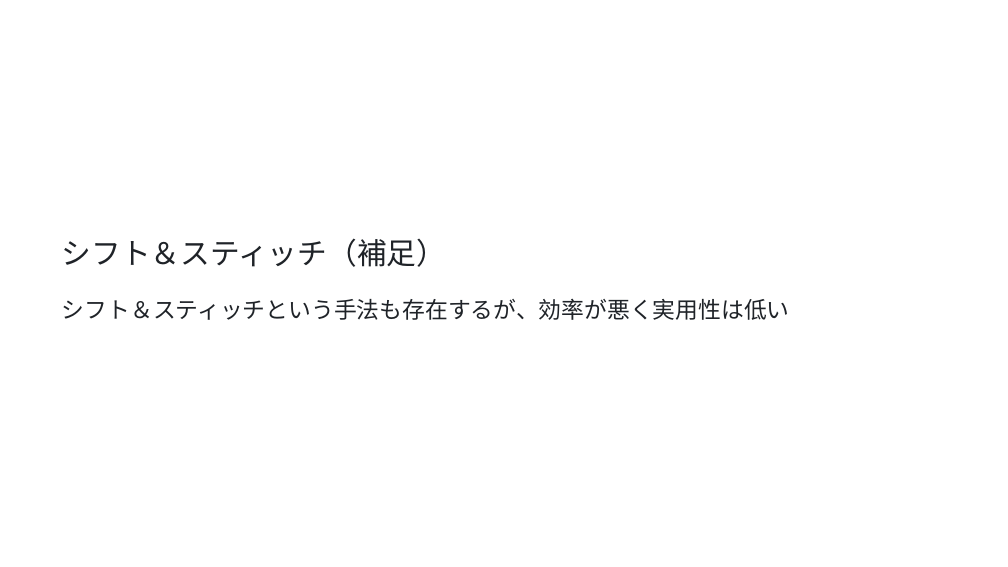
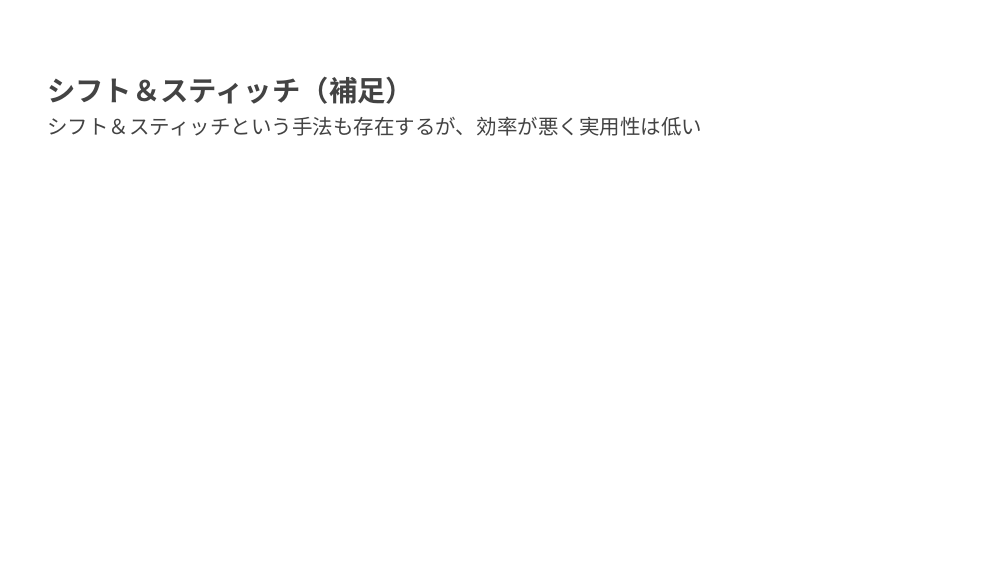
Before and after one commit to frinfo702/slides, a slide deck: slide 15 of nishikawa-lab/pptx/20251017_presentation.pptx. Drawn at 1008x567 pixels with LibreOffice and Linux fonts; fonts in the diff are those of the drawing. Boxes give left, top, right and bottom in pixels: in the first picture for what was removed or moved away, otherwise in the second. Text is boxed around its words. In the diff, an @@ line names an element or a change of style, - is before the commit and + after.

Commit message:
add slide theme path

```diff
--- a/nishikawa-lab/pptx/20251017_presentation.pptx
+++ b/nishikawa-lab/pptx/20251017_presentation.pptx
@@ text "シフト＆スティッチ（補⾜）": place and size @@
-text "シフト＆スティッチ（補⾜）" at (62, 238, 446, 267)
+text "シフト＆スティッチ（補⾜）" at (47, 76, 414, 104)
@@ text "シフト＆スティッチ（補⾜）" at (47, 76, 414, 104): size 28.3 to 27 pt, font Calibri to Arial, text colour #1F2328 to #434343, bold on @@
@@ text "シフト＆スティッチという⼿法も存在するが、効率が悪く実⽤性は低い": place and size @@
-text "シフト＆スティッチという⼿法も存在するが、効率が悪く実⽤性は低い" at (62, 299, 790, 320)
+text "シフト＆スティッチという⼿法も存在するが、効率が悪く実⽤性は低い" at (47, 117, 702, 136)
@@ text "シフト＆スティッチという⼿法も存在するが、効率が悪く実⽤性は低い" at (47, 117, 702, 136): size 21.7 to 19.5 pt, font Roboto to Lato, text colour #1F2328 to #434343 @@
```
Also in this commit, not shown: 16 other slides changed, 6 other files.
